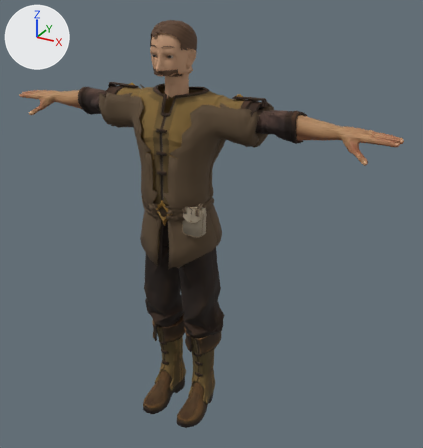
The glTF model outputs/AshenOathTheRoadBetweenCrowns/assets_external/design_pack_v1/humans/C06_Farmer_Toma.glb: old version first, new version second.
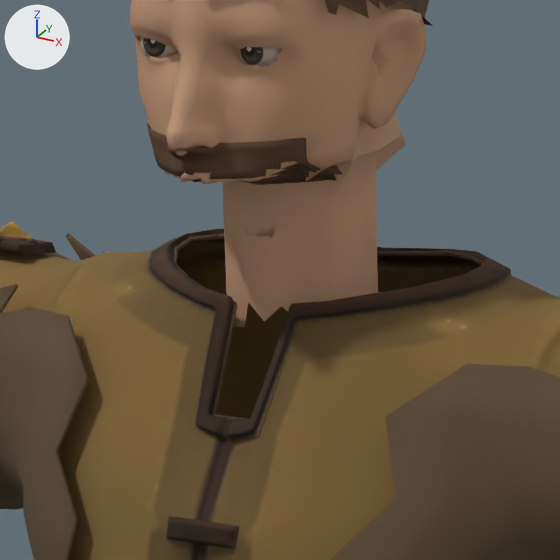
Each version appears first whole from a 50 mm camera at (1.268, -1.993, 2.006) aimed at (0.116, 0.103, 0.958), and next in a close-up on the part from 31% to 51% of the width and 11% to 30% of the height. Arrows for +X, +Y and +Z are at upper left; the lights stay in place. The older version's two pictures come first. Vertices at exactly the same position are counted once.

The first close-up shows 'C06_MotionFittedAssembly'.
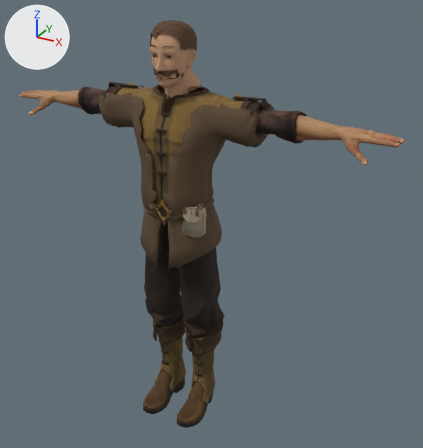
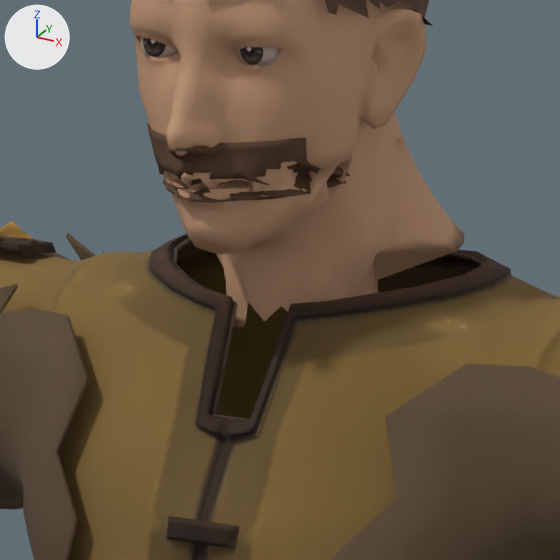
What the commit changed:
me_kael_combined_002 has 15187 vertices, 29217 faces and spans x -0.9..0.9, y -0.17..0.2, z 0.0..1.82.
me_kael_combined_002 is used by ob_c06_motionfittedassembly; location (0.0, 0.0, 0.0).
me_kael_combined_002 part 1: 380 of 15187 vertices moved; they spanned x -0.05..0.05, y -0.05..0.07, z 1.57..1.62 and now span x -0.09..0.09, y -0.09..0.11, z 1.57..1.62; mean shift (0.0, -0.02, 0.0); largest move (0.0, -0.02, 1.61) -> (0.0, -0.09, 1.61).

Boxes (x1, y1, x2, y2) around the edits, measured in the close-ups (560 x 560 px; the box of a moved part takes in the faces that stretch with it):
part 1 of me_kael_combined_002, moved or reshaped
    before: (168, 137, 406, 294)
    after: (158, 137, 464, 294)
